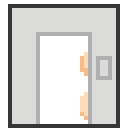
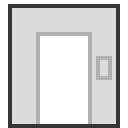
Layer changes from the first 128px x 128px image to the second:
hid "Layer 1" over (80, 52, 88, 120)
